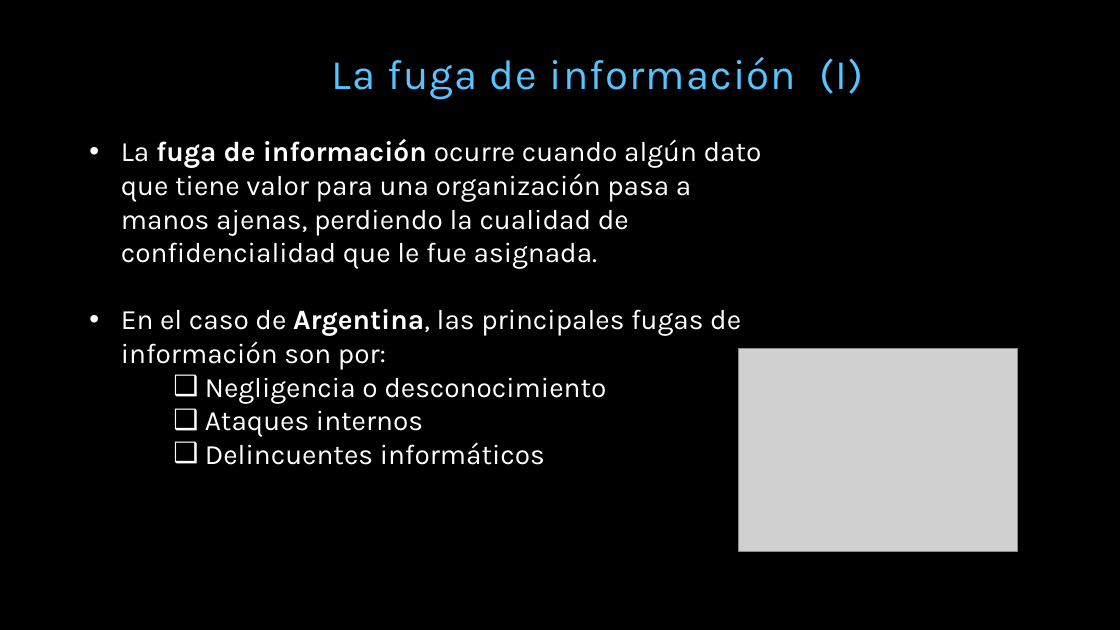
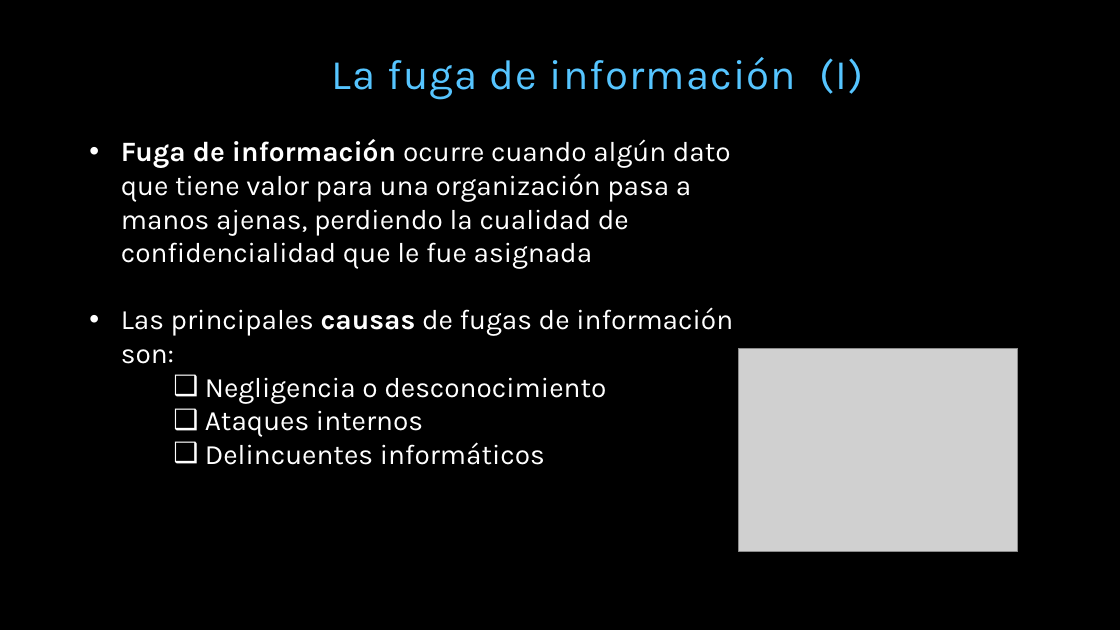
Before and after one commit to miparnisari/implantaciondesistemas, a slide deck: slide 5 of Presentacion/Fuga de Información.pptx. Drawn at 1120x630 pixels with LibreOffice and Linux fonts; fonts in the diff are those of the drawing; grey boxes stand for pictures; background and template pictures are left out. Boxes give left, top, right and bottom in pixels: in the first picture for what was removed or moved away, otherwise in the second. Text is boxed around its words. In the diff, an @@ line names an element or a change of style, - is before the commit and + after.

Commit message:
Agrego puente entre fuga de informacion y destruccion de la misma
Agrego mas casos reales al siglo XXI

```diff
--- a/Presentacion/Fuga de Información.pptx
+++ b/Presentacion/Fuga de Información.pptx
@@ text at box(121, 139, 733, 364): text changed @@
-• La fuga de información ocurre cuando algún dato que tiene valor para una organización pasa a manos ajenas, perdiendo la cualidad de confidencialidad que le fue asignada.
-• En el caso de Argentina, las principales fugas de información son por:
+• Fuga de información ocurre cuando algún dato que tiene valor para una organización pasa a manos ajenas, perdiendo la cualidad de confidencialidad que le fue asignada
+• Las principales causas de fugas de información son:
```
Also in this commit, not shown: 4 other slides changed, 1 slide added, 3 other files.
